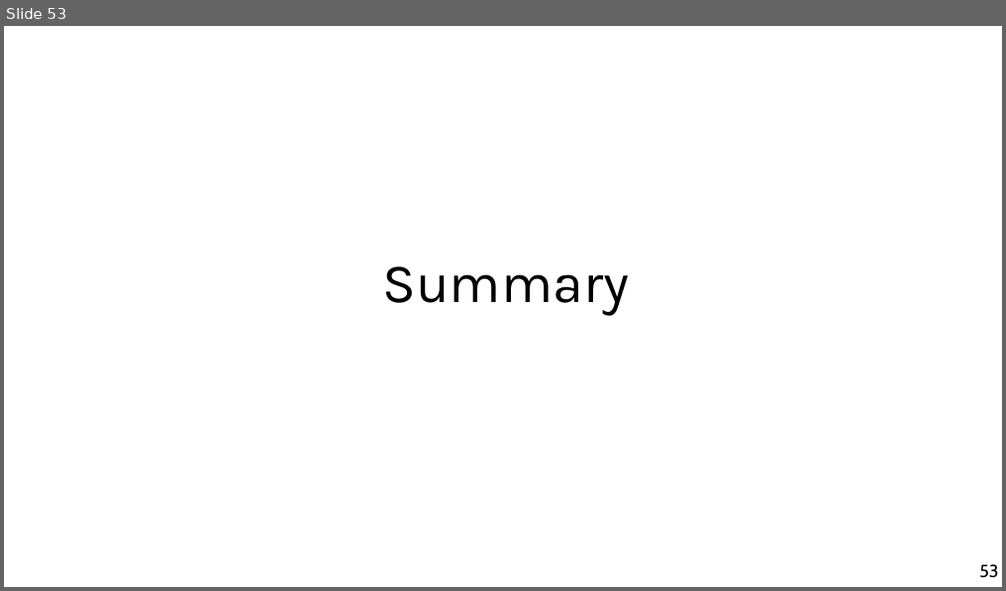
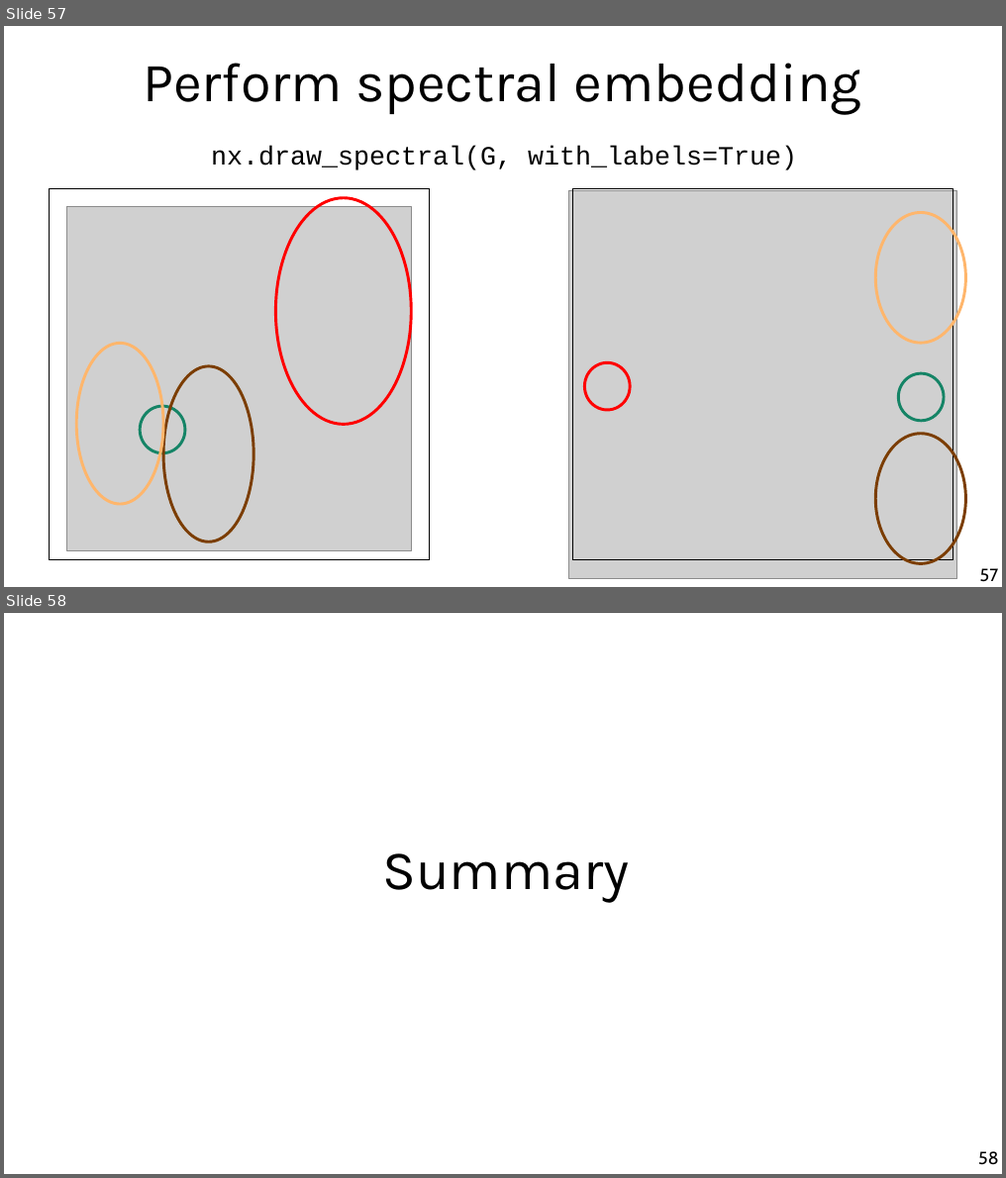
Before and after one commit to chatox/networks-science-course, a slide deck: theory/odp/tt22-spectral_graph_embedding.odp. Shown one above the other, each under a label of ours: slide 53 before the commit, slides 57 and 58 after it. The pictures are 1006x591 and 1006x1178 pixels, drawn with LibreOffice and Linux fonts; fonts in the diff are those of the drawing; grey boxes stand for pictures. Boxes give left, top, right and bottom in pixels: in the first picture for what was removed or moved away, otherwise in the second. Text is boxed around its words. In the diff, an @@ line names an element or a change of style, - is before the commit and + after.

```diff
--- a/theory/odp/tt22-spectral_graph_embedding.odp
+++ b/theory/odp/tt22-spectral_graph_embedding.odp
@@ slide 57 added at box(4, 26, 1002, 587), background #FFFFFF @@
@@ title added at box(143, 63, 862, 115), 44 pt, text #000000 @@
+Perform spectral embedding
@@ text added at box(211, 146, 797, 171), 21 pt, text #000000 @@
+nx.draw_spectral(G, with_labels=True)
@@ rectangle added at box(50, 189, 430, 561), outline #000000 0 pt @@
@@ ellipse added at box(275, 198, 412, 424), outline #FF0000 2.3 pt @@
@@ picture added at box(569, 190, 957, 579) @@
@@ rectangle added at box(572, 189, 953, 561), outline #000000 0 pt @@
@@ picture added at box(67, 207, 412, 552) @@
@@ ellipse added at box(875, 212, 965, 343), outline #FFB66C 2.3 pt @@
@@ ellipse added at box(76, 343, 163, 504), outline #FFB66C 2.3 pt @@
@@ ellipse added at box(163, 367, 253, 542), outline #7B3D00 2.3 pt @@
@@ ellipse added at box(584, 363, 630, 410), outline #FF0000 2.3 pt @@
@@ ellipse added at box(899, 373, 944, 421), outline #158466 2.3 pt @@
@@ ellipse added at box(140, 406, 185, 454), outline #158466 2.3 pt @@
@@ ellipse added at box(875, 434, 965, 564), outline #7B3D00 2.3 pt @@
@@ page number added at box(980, 569, 999, 582), 14 pt, text #000000 @@
+57
@@ what was slide 53 is now slide 58 @@
@@ page number at box(978, 1152, 998, 1165): text changed @@
-53
+58
```
Also in this commit, not shown: 28 slides changed, 5 other slides added, 1 slide removed, 2 other files.
